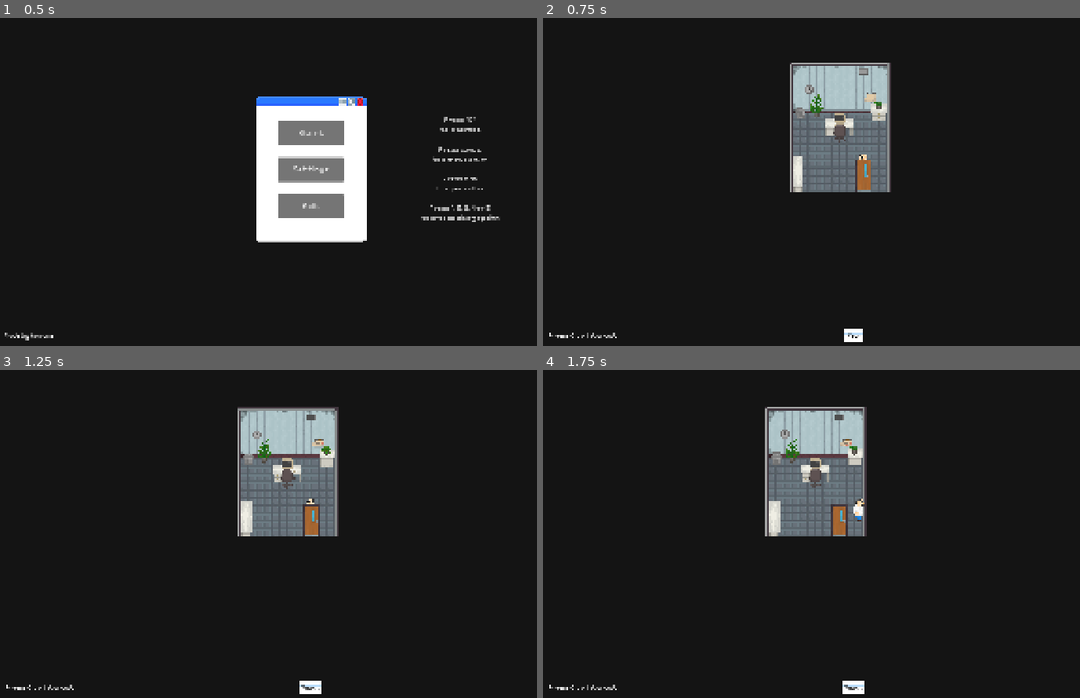
Above: before the commit, frames 1-4 (two rows, left to right).
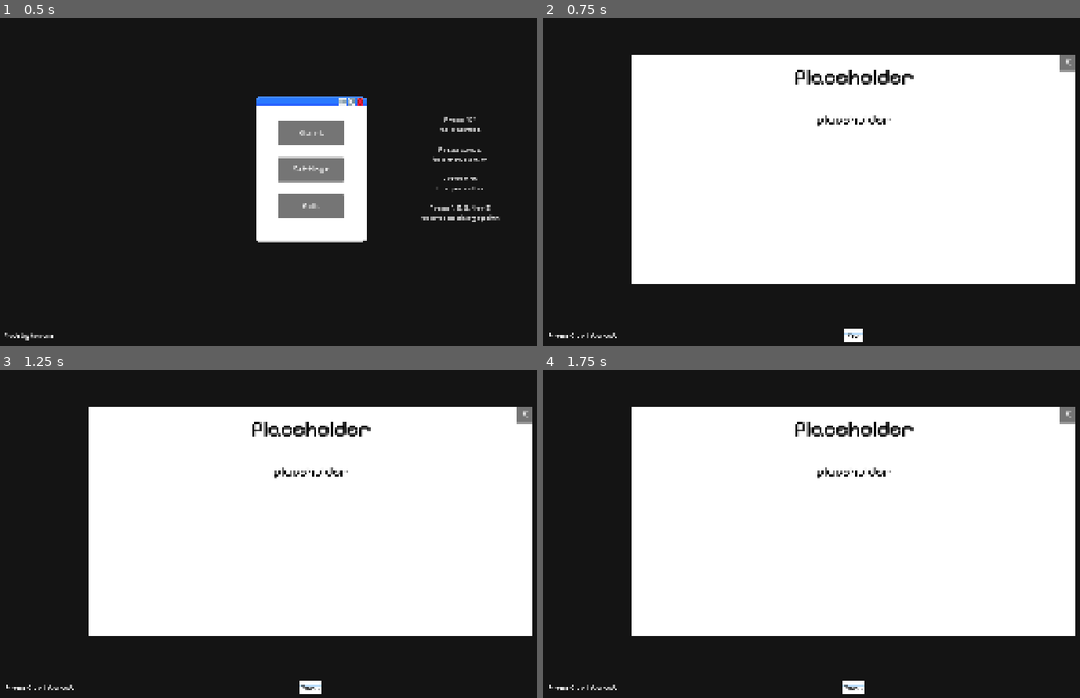
Above: after the commit, the same moments.

Repository: ShlimerAFK/GameJam
Game: Godot game, scene res://scenes/main_menu.tscn
The game is run twice, just before and just after one commit, with the same random seed, the same clock (stepped at 60 frames per second) and the same inputs.
Inputs:
- Up to frame 1 (0.5 s): no input
- Up to frame 2 (0.75 s): click "Start" at 0.5 s
- Up to frame 3 (1.25 s): no input
- Up to frame 4 (1.75 s): tap E (interact) at 1.25 s; hold D (right) from 1.28 s (still down); hold 1 (1) from 1.28 s (still down); tap 2 (2) at 1.55 s

Frame 1 is identical in both runs. In frame 2, 58% of the frame differs, in the area x 16-100%, y 11-82%; in frame 3, 58%; in frame 4, 58%.

Commit message:
Increased some font sizes

Diff:
--- a/thingies/minigame_gui.tscn
+++ b/thingies/minigame_gui.tscn
@@ -13,7 +13,6 @@
 grow_vertical = 2
 
 [node name="MarginContainer" type="MarginContainer" parent="." unique_id=1822345650]
-visible = false
 layout_mode = 1
 anchors_preset = 8
 anchor_left = 0.5
@@ -58,7 +57,7 @@
 size_flags_horizontal = 4
 size_flags_vertical = 0
 theme_override_colors/font_color = Color(0, 0, 0, 1)
-theme_override_font_sizes/font_size = 60
+theme_override_font_sizes/font_size = 65
 text = "Placeholder"
 horizontal_alignment = 1
 vertical_alignment = 1
@@ -78,7 +77,7 @@
 grow_vertical = 2
 size_flags_horizontal = 4
 theme_override_colors/font_color = Color(0, 0, 0, 1)
-theme_override_font_sizes/font_size = 30
+theme_override_font_sizes/font_size = 40
 text = "placeholder"
 horizontal_alignment = 1
 vertical_alignment = 1
@@ -107,6 +106,7 @@
 offset_right = 380.0
 offset_bottom = 50.0
 grow_vertical = 2
+theme_override_font_sizes/font_size = 25
 text = "1"
 
 [node name="Button2" type="Button" parent="MarginContainer/NinePatchRect/MiniGame1" unique_id=1312703778]
@@ -119,6 +119,7 @@
 offset_right = 630.0
 offset_bottom = 50.0
 grow_vertical = 2
+theme_override_font_sizes/font_size = 25
 text = "2"
 
 [node name="Button3" type="Button" parent="MarginContainer/NinePatchRect/MiniGame1" unique_id=1048224251]
@@ -131,6 +132,7 @@
 offset_right = 880.0
 offset_bottom = 50.0
 grow_vertical = 2
+theme_override_font_sizes/font_size = 25
 text = "3"
 
 [node name="Button4" type="Button" parent="MarginContainer/NinePatchRect/MiniGame1" unique_id=1133398572]
@@ -143,6 +145,7 @@
 offset_right = 1130.0
 offset_bottom = 50.0
 grow_vertical = 2
+theme_override_font_sizes/font_size = 25
 text = "4"
 
 [node name="MiniGame2" type="NinePatchRect" parent="MarginContainer/NinePatchRect" unique_id=1321118631]
--- a/thingies/popup.tscn
+++ b/thingies/popup.tscn
@@ -32,7 +32,7 @@
 offset_bottom = 77.0
 grow_horizontal = 2
 theme_override_colors/font_color = Color(0, 0, 0, 1)
-theme_override_font_sizes/font_size = 25
+theme_override_font_sizes/font_size = 30
 text = "Important"
 
 [node name="MainText" type="Label" parent="." unique_id=1909487015]
@@ -50,6 +50,7 @@
 grow_horizontal = 2
 grow_vertical = 2
 theme_override_colors/font_color = Color(0, 0, 0, 1)
+theme_override_font_sizes/font_size = 17
 text = "We have been trying to reatch you about your cars extended warenty.
 
  To renew your warenty please go the http//:wearescammingyou.org webbsite"
